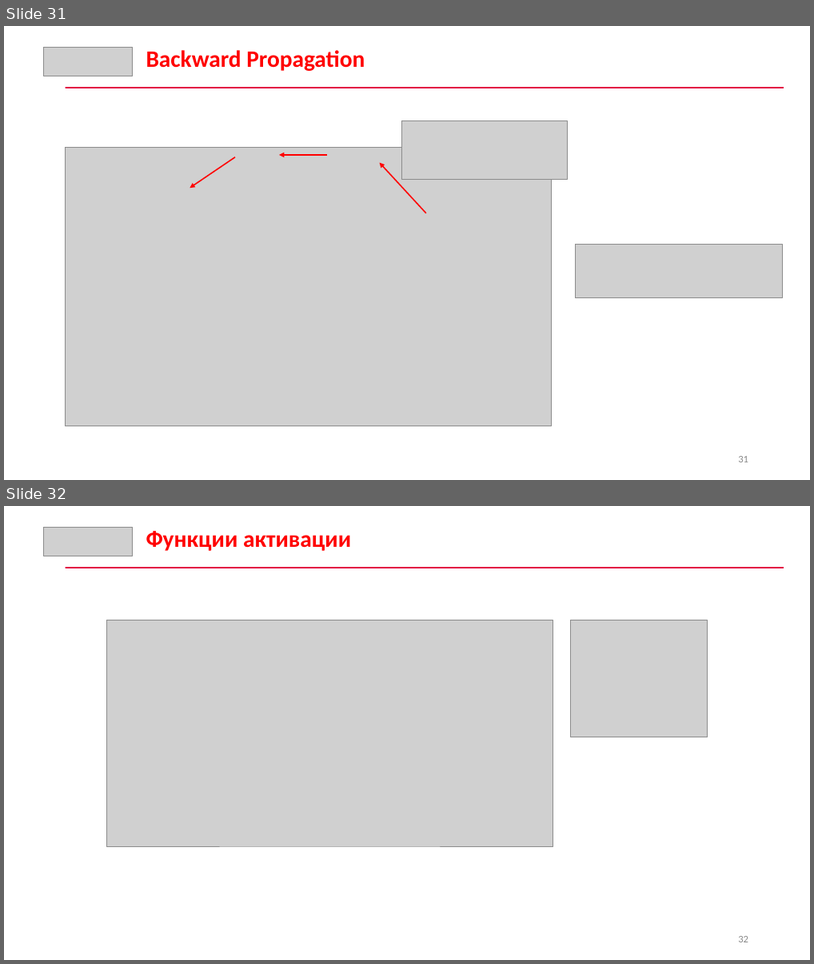
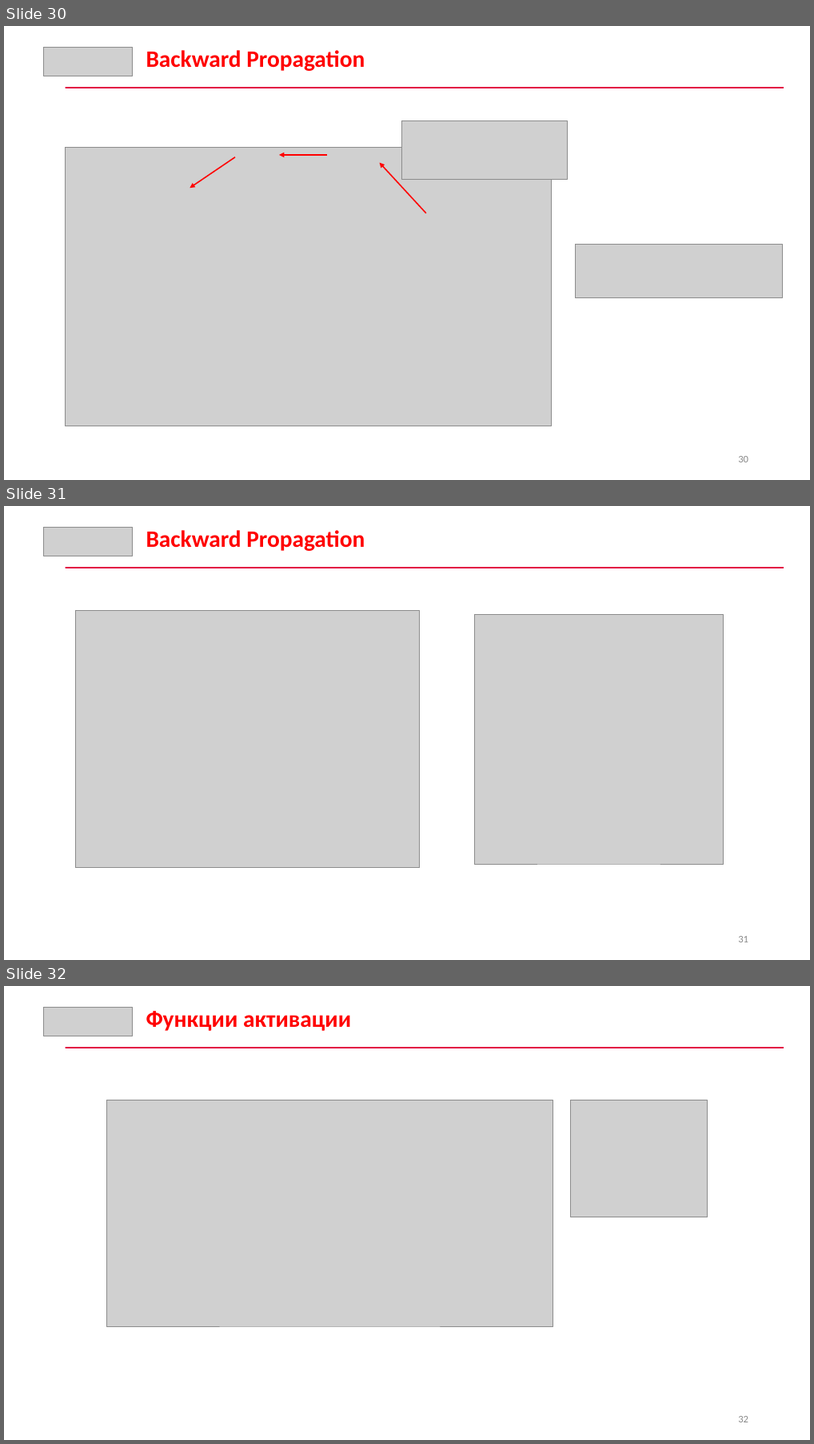
Before and after one commit to CyberLympha/data-analyze-for-cybersecurity, a slide deck: Лекции/4/Основы машинного обучения. Полносвязные нейронные сети.pptx. Shown one above the other, each under a label of ours: slides 31 and 32 before the commit, slides 30, 31 and 32 after it. The pictures are 814x964 and 814x1444 pixels, drawn with LibreOffice and Linux fonts; fonts in the diff are those of the drawing; grey boxes stand for pictures. Boxes give left, top, right and bottom in pixels: in the first picture for what was removed or moved away, otherwise in the second. Text is boxed around its words. In the diff, an @@ line names an element or a change of style, - is before the commit and + after.

```diff
--- a/Лекции/4/Основы машинного обучения. Полносвязные нейронные сети.pptx
+++ b/Лекции/4/Основы машинного обучения. Полносвязные нейронные сети.pptx
@@ slide 31 added at (x1=4, y1=506, x2=810, y2=960), background #FFFFFF @@
@@ picture added at (x1=44, y1=527, x2=133, y2=556) @@
@@ text added at (x1=146, y1=530, x2=365, y2=551), 28 pt, text #FF0000, bold @@
+Backward Propagation
@@ rectangle added at (x1=65, y1=567, x2=784, y2=568), fill #E20443 @@
@@ picture added at (x1=75, y1=611, x2=420, y2=868) @@
@@ picture added at (x1=474, y1=615, x2=724, y2=864) @@
@@ page number added at (x1=738, y1=936, x2=749, y2=942), 12 pt, text #898989 @@
+31
@@ what was slide 31 is now slide 30 @@
@@ page number at (x1=738, y1=456, x2=749, y2=462): text changed @@
-31
+30
```
Also in this commit, not shown: 1 slide removed, 2 other files.
